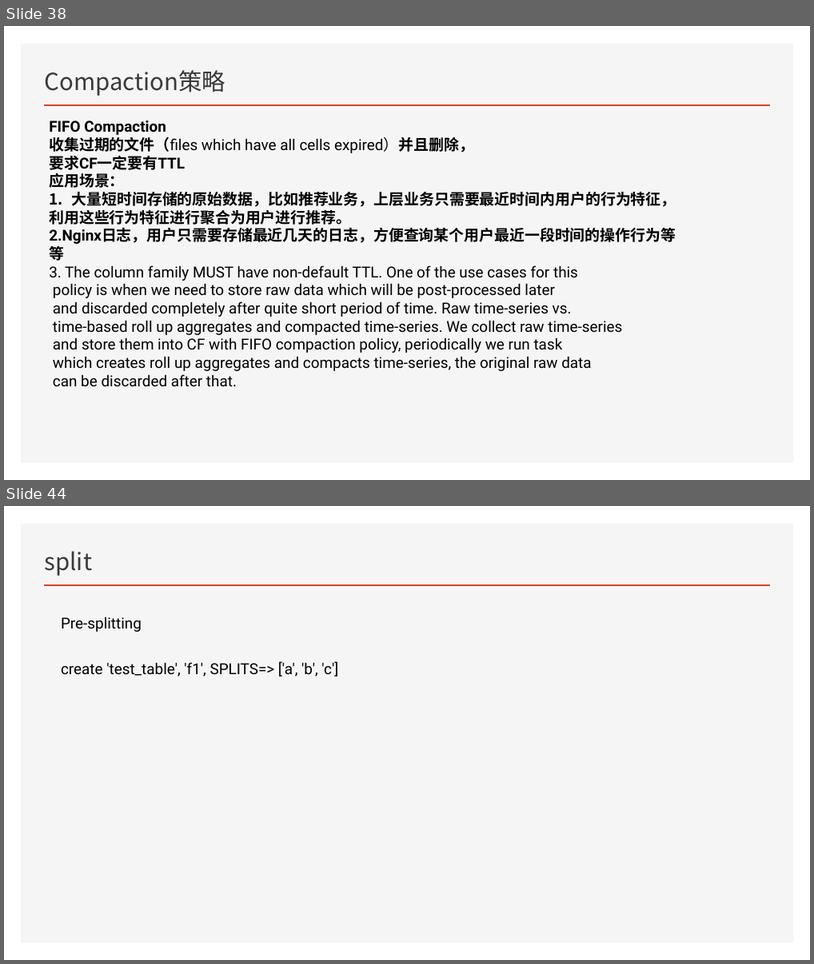
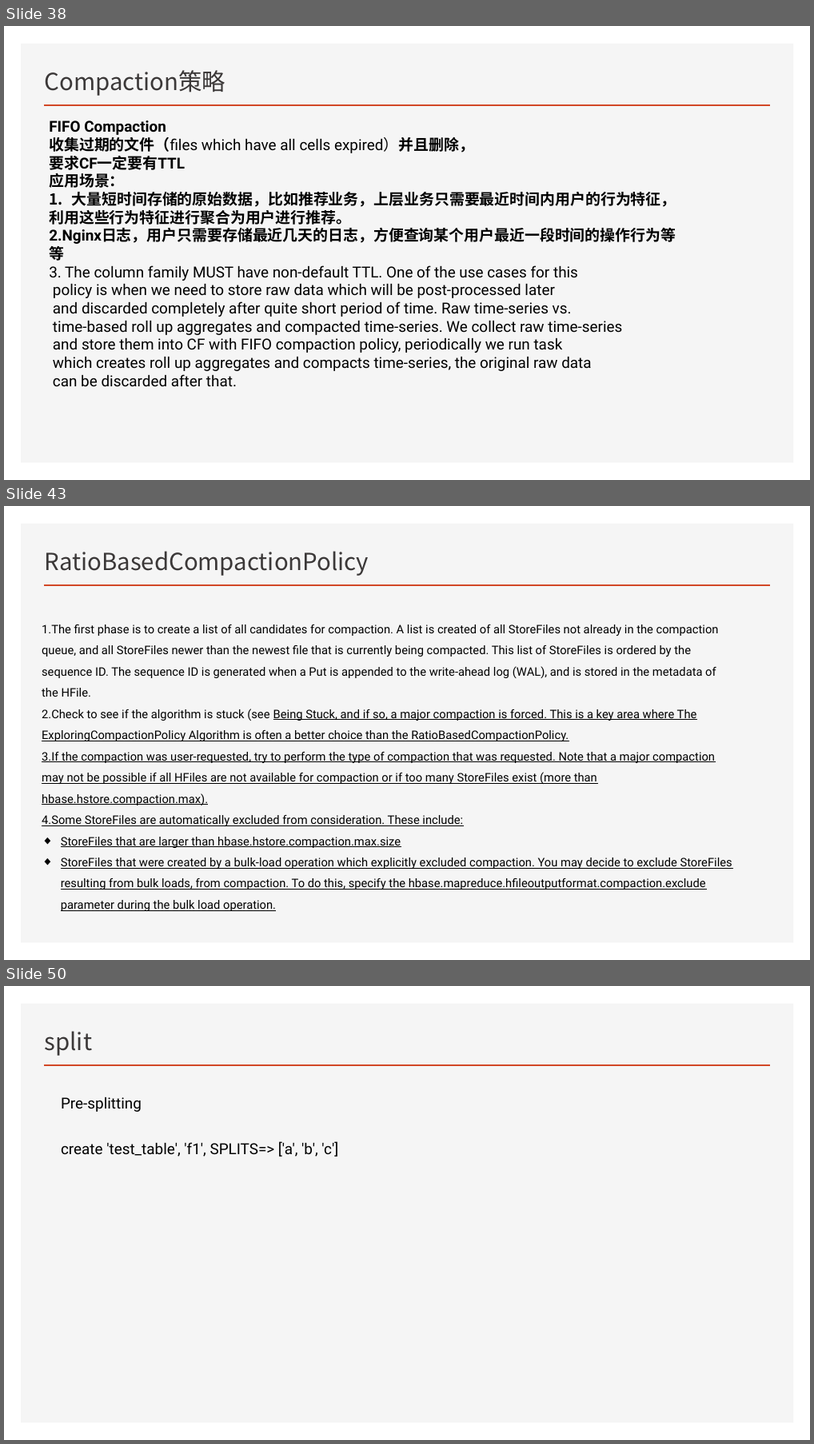
Before and after one commit to Zhangwusheng/Zhangwusheng.github.io, a slide deck: _posts/Hbase基本原理副本.pptx. Shown one above the other, each under a label of ours: slides 38 and 44 before the commit, slides 38, 43 and 50 after it; the slides between them are not shown. The pictures are 814x964 and 814x1444 pixels, drawn with LibreOffice and Linux fonts; fonts in the diff are those of the drawing. Boxes give left, top, right and bottom in pixels: in the first picture for what was removed or moved away, otherwise in the second. Text is boxed around its words. In the diff, an @@ line names an element or a change of style, - is before the commit and + after.

```diff
--- a/_posts/Hbase基本原理副本.pptx
+++ b/_posts/Hbase基本原理副本.pptx
@@ slide 43 added at (x1=4, y1=506, x2=810, y2=960), background #FFFFFF; not listed: 2 template elements that a slide beside it also shows @@
@@ title added at (x1=45, y1=551, x2=369, y2=576), 28 pt, text #3B3838 @@
+RatioBasedCompactionPolicy
@@ text added at (x1=42, y1=624, x2=733, y2=911), 14 pt, text #000000, underline @@
+1.The first phase is to create a list of all candidates for compaction. A list is created of all StoreFiles not already in the compaction queue, and all StoreFiles newer than the newest file that is currently being compacted. This list of StoreFiles is ordered by the sequence ID. The sequence ID is generated when a Put is appended to the write-ahead log (WAL), and is stored in the metadata of the HFile.
+2.Check to see if the algorithm is stuck (see Being Stuck, and if so, a major compaction is forced. This is a key area where The ExploringCompactionPolicy Algorithm is often a better choice than the RatioBasedCompactionPolicy.
+3.If the compaction was user-requested, try to perform the type of compaction that was requested. Note that a major compaction may not be possible if all HFiles are not available for compaction or if too many StoreFiles exist (more than hbase.hstore.compaction.max).
+4.Some StoreFiles are automatically excluded from consideration. These include:
+◆ StoreFiles that are larger than hbase.hstore.compaction.max.size
+◆ StoreFiles that were created by a bulk-load operation which explicitly excluded compaction. You may decide to exclude StoreFiles resulting from bulk loads, from compaction. To do this, specify the hbase.mapreduce.hfileoutputformat.compaction.exclude parameter during the bulk load operation.
@@ what was slide 44 is now slide 50 @@
```
Also in this commit, not shown: 2 slides changed, 9 other slides added, 3 slides removed, 1 other file.
